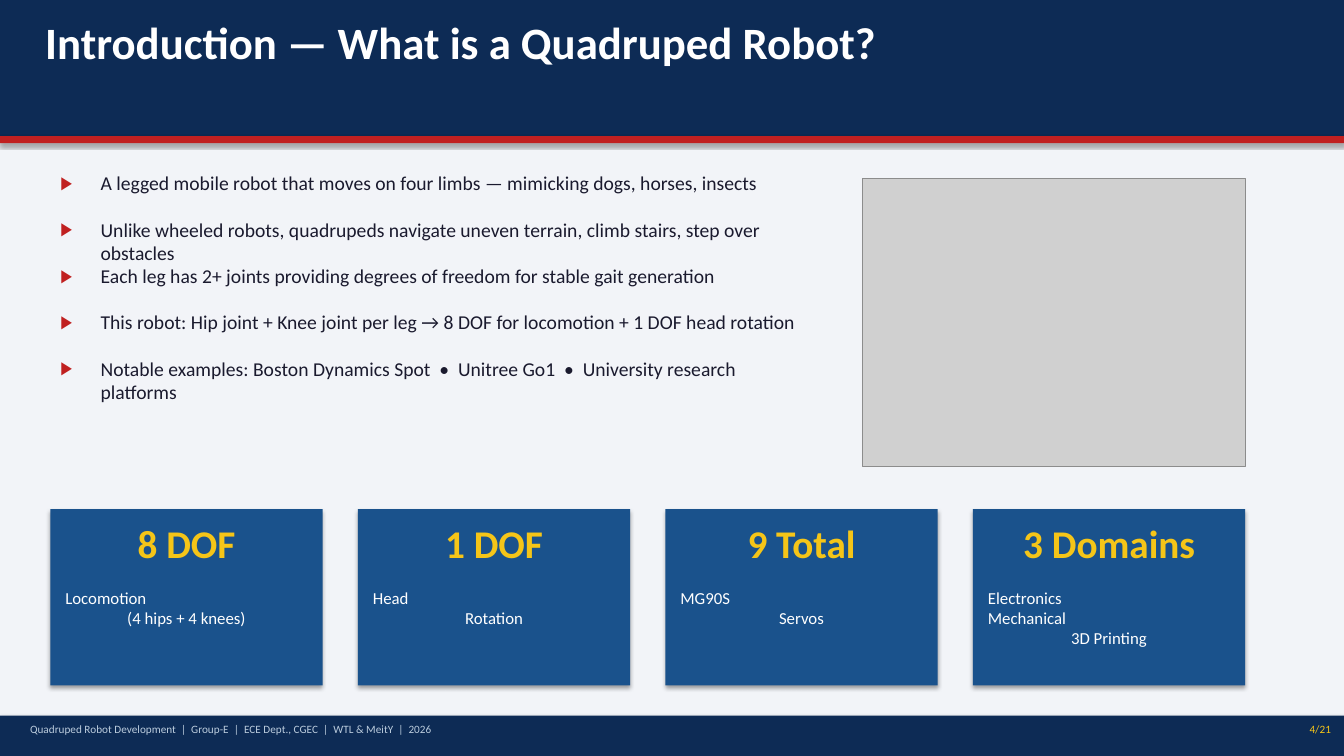
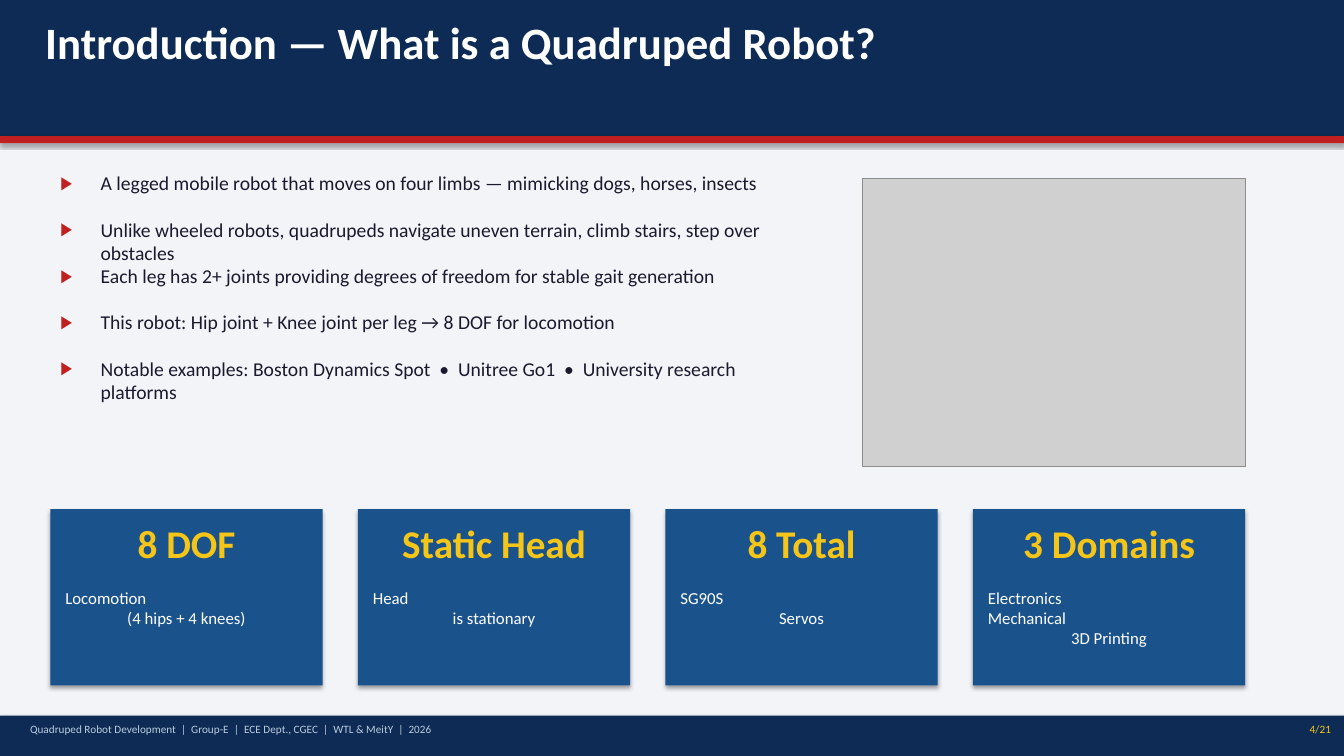
Before and after one commit to Biraj2004/3D-QuadrupedBot-Report, a slide deck: slide 4 of Quadruped_Robot_Presentation.pptx. Drawn at 1344x756 pixels with LibreOffice and Linux fonts; fonts in the diff are those of the drawing; grey boxes stand for pictures. Boxes give left, top, right and bottom in pixels: in the first picture for what was removed or moved away, otherwise in the second. Text is boxed around its words. In the diff, an @@ line names an element or a change of style, - is before the commit and + after.

Commit message:
fix(3D_REPORT): correct material specifications and remove head rotation references
- Change PLA+ references to PLA for core structural components
- Change PETG references to ABS for leg components and engineering filaments
- Remove CH8 head servo channel from servo mapping and wiring diagram
- Remove head rotation DOF reference from project objectives
- Remove head servo mount from core plate specifications
- Update robot top-view diagram to remove head servo positioning
- Correct spacing and formatting inconsistencies throughout document
- Align material specifications with actual fabrication approach

```diff
--- a/Quadruped_Robot_Presentation.pptx
+++ b/Quadruped_Robot_Presentation.pptx
@@ text at [101,315,615,333]: text changed @@
-This robot: Hip joint + Knee joint per leg → 8 DOF for locomotion + 1 DOF head rotation
+This robot: Hip joint + Knee joint per leg → 8 DOF for locomotion
@@ text at [402,530,586,559]: text changed @@
-1 DOF
+Static Head
@@ text at [748,530,855,559]: text changed @@
-9 Total
+8 Total
@@ text at [373,592,535,627]: text changed @@
-Head
-Rotation
+Head
+is stationary
@@ text at [680,593,824,624]: text changed @@
-MG90S
-Servos
+SG90S
+Servos
```
Also in this commit, not shown: 13 other slides changed, 1 other file.
